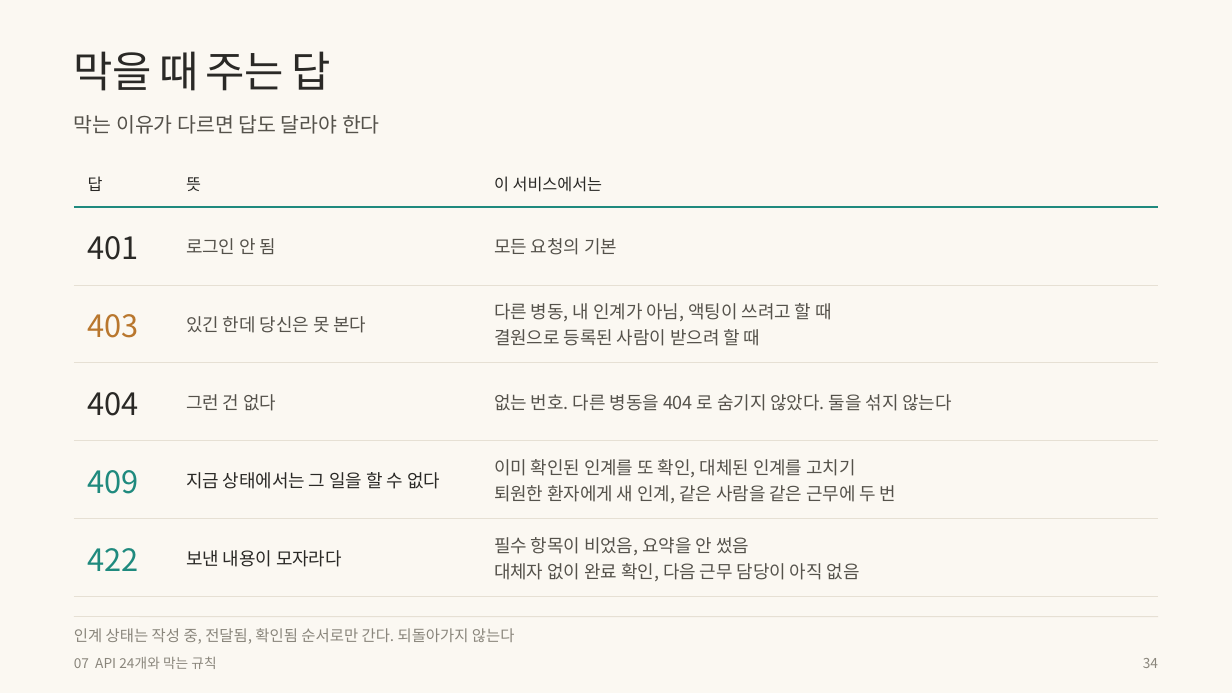
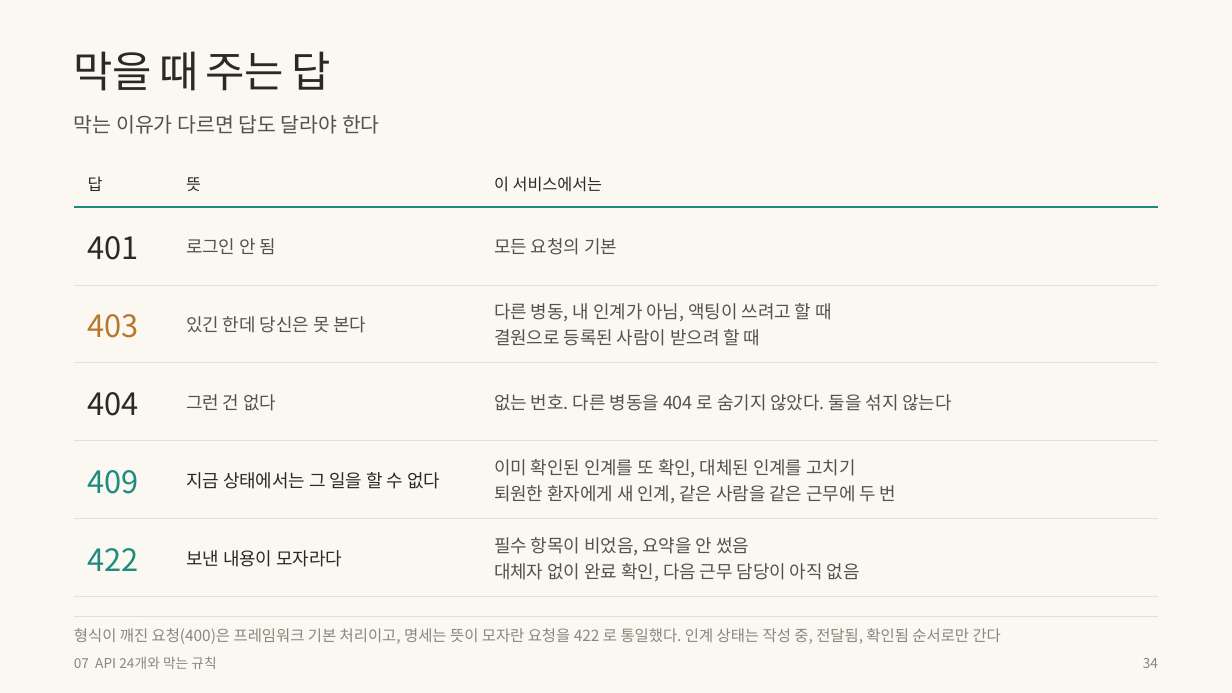
Before and after one commit to wodnjs2020136144/skala-webservice-mini, a slide deck: slide 34 of deliverables/10반_황재원_너와나의인계고리-개요.pptx. Drawn at 1232x693 pixels with LibreOffice and Linux fonts; fonts in the diff are those of the drawing. Boxes give left, top, right and bottom in pixels: in the first picture for what was removed or moved away, otherwise in the second. Text is boxed around its words. In the diff, an @@ line names an element or a change of style, - is before the commit and + after.

```diff
--- a/deliverables/10반_황재원_너와나의인계고리-개요.pptx
+++ b/deliverables/10반_황재원_너와나의인계고리-개요.pptx
@@ text at bbox=[74, 628, 1001, 644]: text changed @@
-인계 상태는 작성 중, 전달됨, 확인됨 순서로만 간다. 되돌아가지 않는다
+형식이 깨진 요청(400)은 프레임워크 기본 처리이고, 명세는 뜻이 모자란 요청을 422 로 통일했다. 인계 상태는 작성 중, 전달됨, 확인됨 순서로만 간다
```
Also in this commit, not shown: 3 other slides changed, 7 other files.
